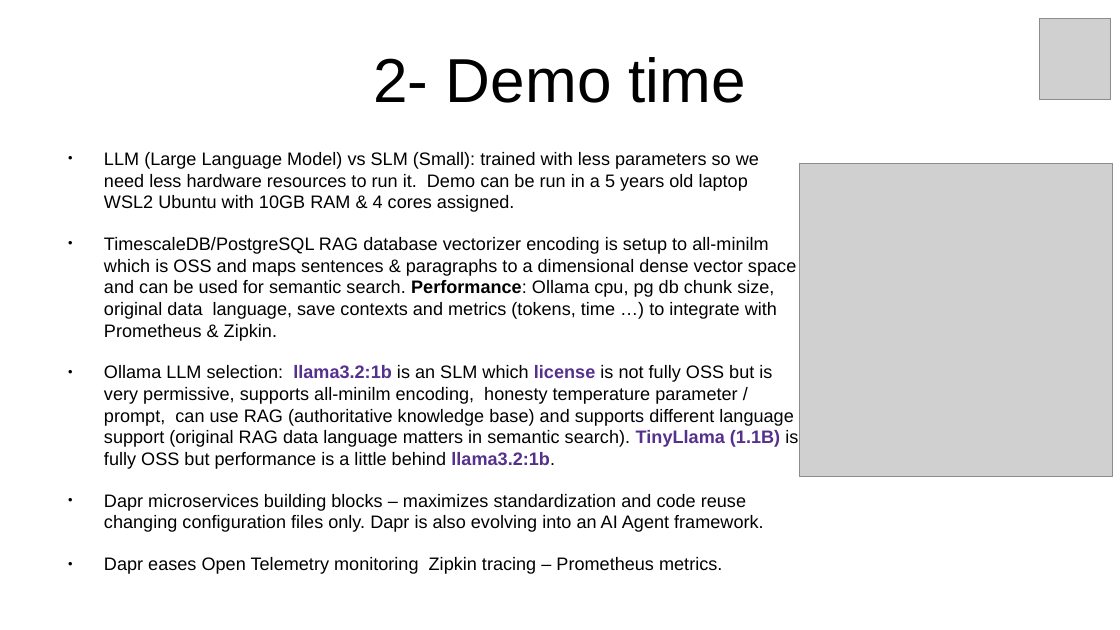
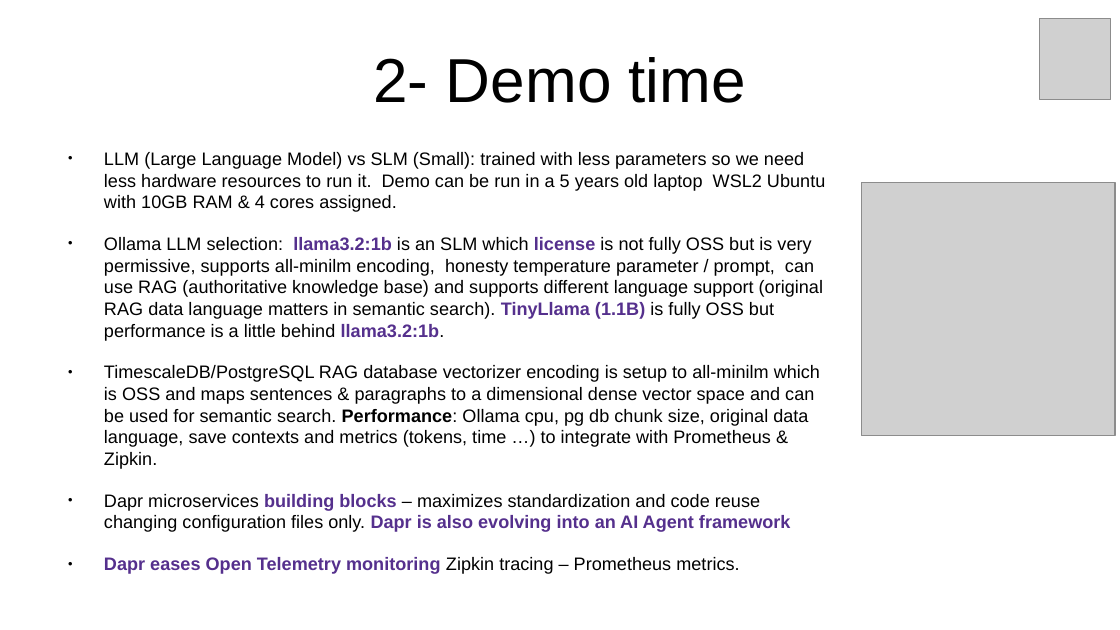
Before and after one commit to inigokintana/homelab-2-prod-ai-golden-path, a slide deck: slide 5 of docs/Presentation-homelab-2-prod-ai-golden-path.odp. Drawn at 1120x630 pixels with LibreOffice and Linux fonts; fonts in the diff are those of the drawing; grey boxes stand for pictures. Boxes give left, top, right and bottom in pixels: in the first picture for what was removed or moved away, otherwise in the second. Text is boxed around its words. In the diff, an @@ line names an element or a change of style, - is before the commit and + after.

```diff
--- a/docs/Presentation-homelab-2-prod-ai-golden-path.odp
+++ b/docs/Presentation-homelab-2-prod-ai-golden-path.odp
@@ text "LLM (Large Language Model) vs ..." at (104,152,825,532): text colour #000000 to #55308D, bold on in "Dapr eases Open Telemetry monitoring" @@
@@ picture: place and size @@
-picture at (800,164,1113,477)
+picture at (862,183,1116,437)
@@ text at (104,237,823,341): paragraph added @@
+● Ollama LLM selection: llama3.2:1b is an SLM which license is not fully OSS but is very permissive, supports all-minilm encoding, honesty temperature parameter / prompt, can use RAG (authoritative knowledge base) and supports different language support (original RAG data language matters in semantic search). TinyLlama (1.1B) is fully OSS but performance is a little behind llama3.2:1b.
@@ text at (104,494,791,532): text changed @@
-● Ollama LLM selection: llama3.2:1b is an SLM which license is not fully OSS but is very permissive, supports all-minilm encoding, honesty temperature parameter / prompt, can use RAG (authoritative knowledge base) and supports different language support (original RAG data language matters in semantic search). TinyLlama (1.1B) is fully OSS but performance is a little behind llama3.2:1b.
-● Dapr microservices building blocks – maximizes standardization and code reuse changing configuration files only. Dapr is also evolving into an AI Agent framework.
+● Dapr microservices building blocks – maximizes standardization and code reuse changing configuration files only. Dapr is also evolving into an AI Agent framework
```
Also in this commit, not shown: 9 other slides changed, 7 other files.
